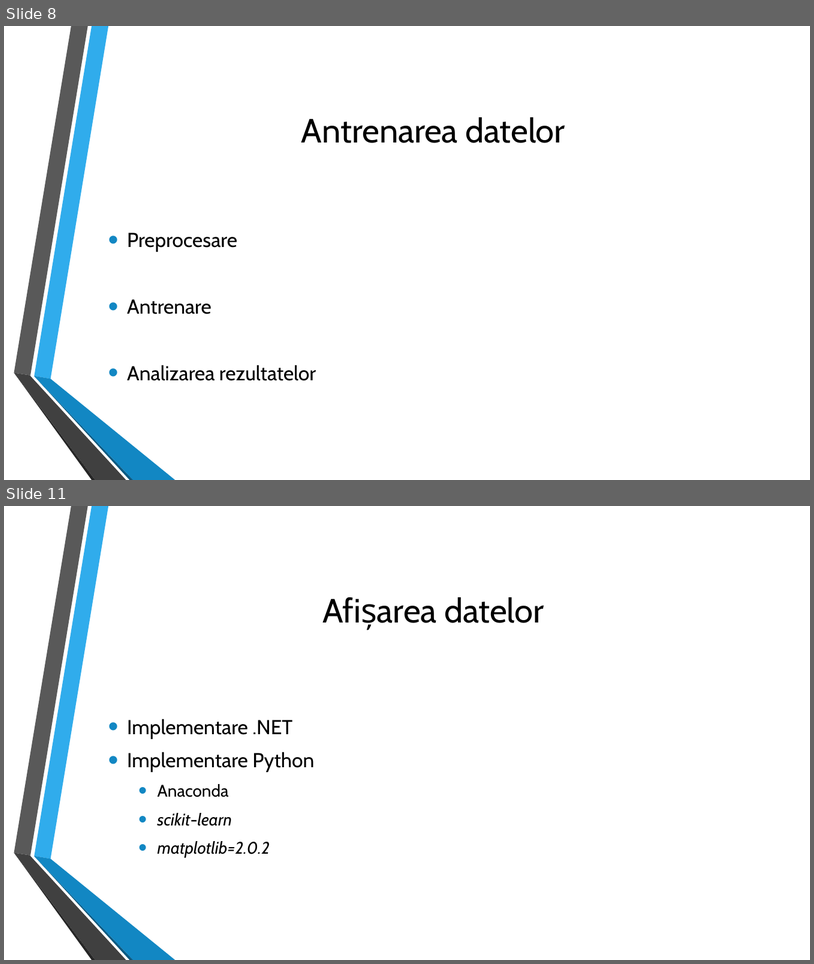
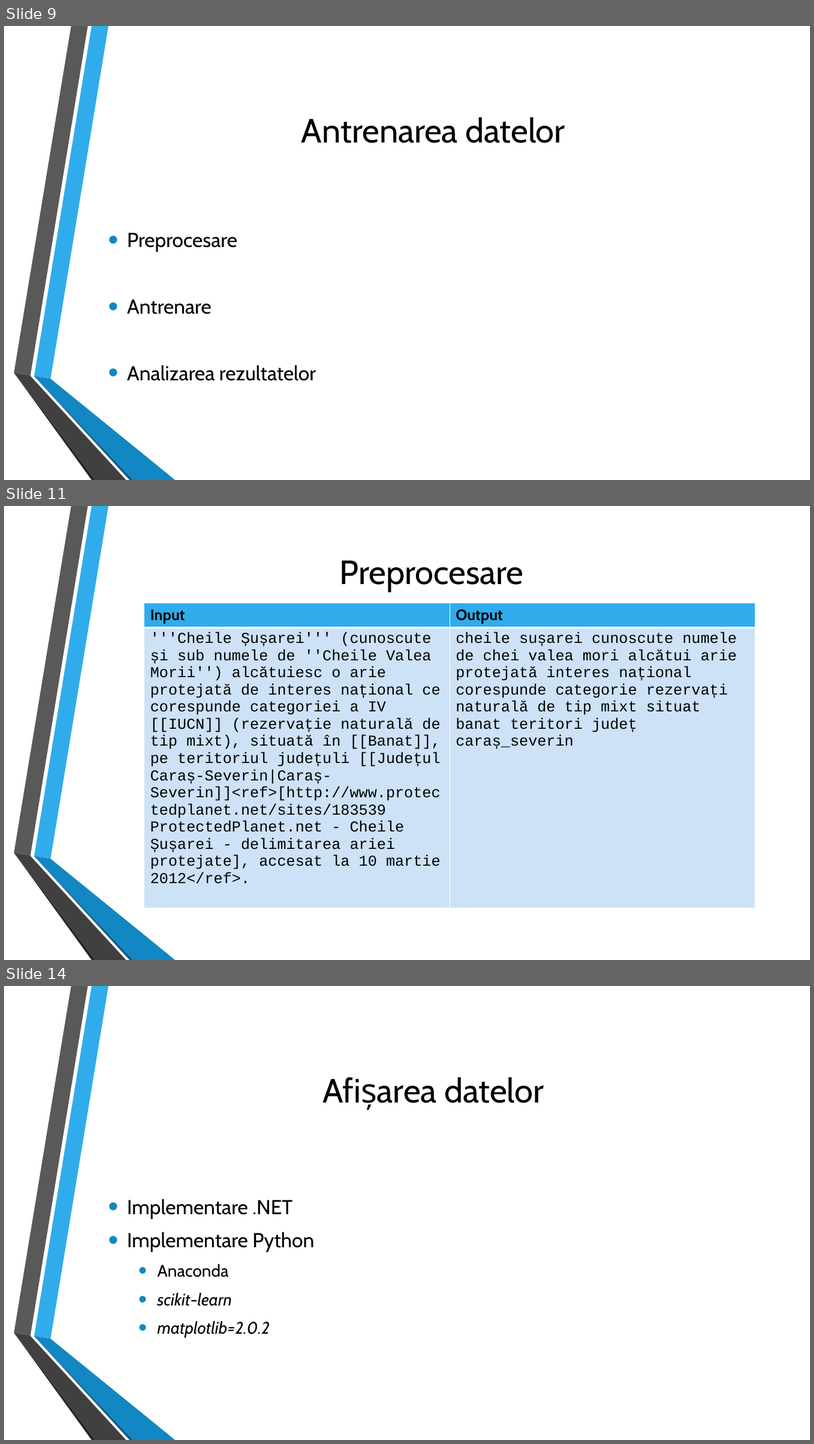
Before and after one commit to mihai2121/dis_2017, a slide deck: Prezentare -Colban Mihai.pptx. Shown one above the other, each under a label of ours: slides 8 and 11 before the commit, slides 9, 11 and 14 after it; the slides between them are not shown. The pictures are 814x964 and 814x1444 pixels, drawn with LibreOffice and Linux fonts; fonts in the diff are those of the drawing; background and template pictures are left out. Boxes give left, top, right and bottom in pixels: in the first picture for what was removed or moved away, otherwise in the second. Text is boxed around its words. In the diff, an @@ line names an element or a change of style, - is before the commit and + after.

```diff
--- a/Prezentare -Colban Mihai.pptx
+++ b/Prezentare -Colban Mihai.pptx
@@ slide 11 added at (x1=4, y1=506, x2=810, y2=960), background picture (left out); not listed: 6 template elements that a slide beside it also shows @@
@@ title added at (x1=340, y1=560, x2=524, y2=592), 40 pt, text #000000 @@
+Preprocesare
@@ table added at (x1=144, y1=603, x2=755, y2=924), 2 rows, 2 columns @@
+Input | Output
+'''Cheile Șușarei''' (cunoscute și sub numele de ''Cheile Valea Morii'') alcătuiesc o arie protejată de interes național ce corespunde categoriei a IV [[IUCN]] (rezervație naturală de tip mixt), situată în [[Banat]], pe teritoriul județuli [[Județul Caraș-Severin|Caraș-Severin]]<ref>[http://www.protectedplanet.net/sites/183539 ProtectedPlanet.net - Cheile Șușarei - delimitarea ariei protejate], accesat la 10 martie 2012</ref>. | cheile sușarei cunoscute numele de chei valea mori alcătui arie protejată interes național corespunde categorie rezervați naturală de tip mixt situat banat teritori județ caraș_severin
@@ what was slide 8 is now slide 9 @@
@@ what was slide 11 is now slide 14 @@
```
Also in this commit, not shown: 2 slides changed, 2 other slides added.
